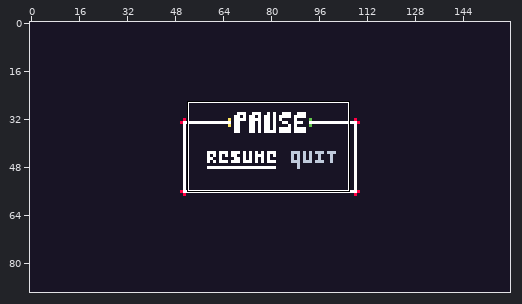
Two versions of one pixel-art file, Adumbration/Content/AsepriteFiles/pause.aseprite. Above: a wide view before the commit, with the close-up outlined.
Close-up. Before:
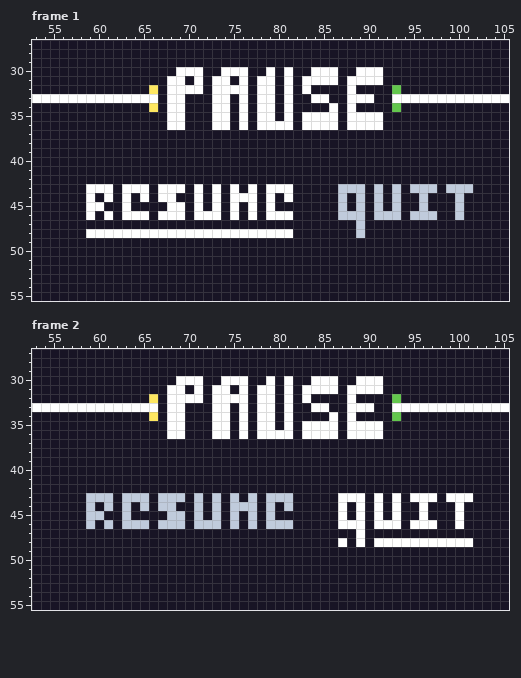
160x90 pixels, 2 frames. Shown: frame 1: x 53..105, y 27..55; frame 2: x 53..105, y 27..55.
And afterwards:
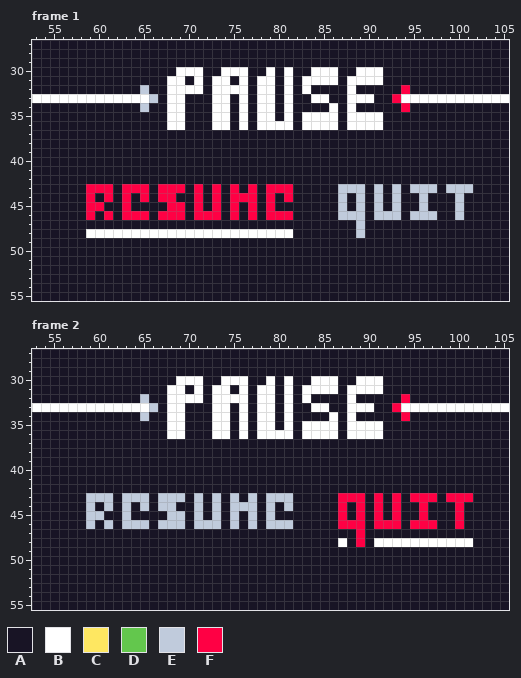
Palette (. is transparent): A #181425  B #ffffff  C #fee761  D #63c74d  E #c0cbdc  F #ff0044
Change:
Frame 1:
y 32: x 65..66 AC -> EA; x 93..94 DA -> AF
y 33: x 66 B -> E; x 93 B -> F
y 34: x 65..66 AC -> EA; x 93..94 DA -> AF
y 43: x 59..61 BBB -> FFF; x 63..65 BBB -> FFF; x 67..69 BBB -> FFF; x 71 B -> F; x 73 B -> F; x 75 B -> F; x 77 B -> F; x 79..81 BBB -> FFF
y 44: x 59 B -> F; x 61 B -> F; x 63 B -> F; x 65 B -> F; x 67..68 BB -> FF; x 71 B -> F; x 73 B -> F; x 75..77 BBB -> FFF; x 79 B -> F; x 81 B -> F
y 45: x 59..60 BB -> FF; x 63 B -> F; x 68..69 BB -> FF; x 71 B -> F; x 73 B -> F; x 75 B -> F; x 77 B -> F; x 79 B -> F
y 46: x 59 B -> F; x 61 B -> F; x 63..65 BBB -> FFF; x 67..69 BBB -> FFF; x 71..73 BBB -> FFF; x 75 B -> F; x 77 B -> F; x 79..81 BBB -> FFF
Frame 2:
y 32: x 65..66 AC -> EA; x 93..94 DA -> AF
y 33: x 66 B -> E; x 93 B -> F
y 34: x 65..66 AC -> EA; x 93..94 DA -> AF
y 43: x 87..89 BBB -> FFF; x 91 B -> F; x 93 B -> F; x 95..97 BBB -> FFF; x 99..101 BBB -> FFF
y 44..45: x 87 B -> F; x 89 B -> F; x 91 B -> F; x 93 B -> F; x 96 B -> F; x 100 B -> F
y 46: x 87..89 BBB -> FFF; x 91..93 BBB -> FFF; x 95..97 BBB -> FFF; x 100 B -> F
y 47..48: x 89 B -> F
Boxes around the changes in both close-ups, in picture pixels (x1, y1, x2, y2):
changed: (140, 85, 158, 112)
changed: (392, 85, 410, 112)
changed: (86, 184, 293, 220)
changed: (140, 394, 158, 421)
changed: (392, 394, 410, 421)
changed: (338, 493, 473, 547)
